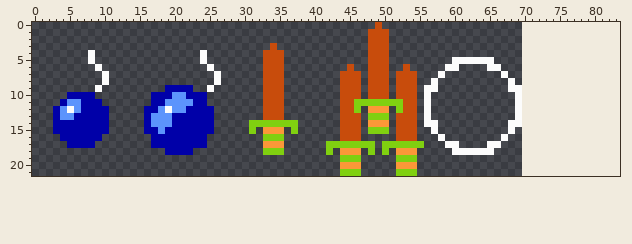
Sprite sheet, stored at core/assets/sprites/weapon_icons.gif. The picture above is the old version.
The file is 70x22 pixels. The old version is drawn lined up with the new one, on the new canvas.
After:
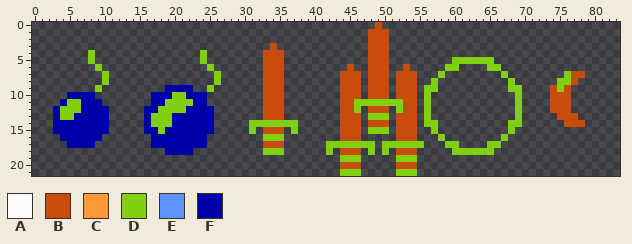
Palette (. is transparent): A #fcfcfc  B #c84c0c  C #fc9838  D #80d010  E #5c94fc  F #0000a8
Edits made:
{"change": "canvas 70x22 -> 84x22"}
{"y":4,"x":8,"old":"A","new":"D"}
{"y":4,"x":24,"old":"A","new":"D"}
{"y":5,"x":8,"old":"A","new":"D"}
{"y":5,"x":24,"old":"A","new":"D"}
{"y":5,"x":60,"old":"AAAAAA","new":"DDDDDD"}
{"y":6,"x":9,"old":"A","new":"D"}
{"y":6,"x":25,"old":"A","new":"D"}
{"y":6,"x":59,"old":"AA","new":"DD"}
{"y":6,"x":65,"old":"AA","new":"DD"}
{"y":7,"x":10,"old":"A","new":"D"}
{"y":7,"x":26,"old":"A","new":"D"}
{"y":7,"x":58,"old":"A","new":"D"}
{"y":7,"x":67,"old":"A","new":"D"}
{"y":7,"x":76,"old":"...","new":"DBB"}
{"y":8,"x":10,"old":"A","new":"D"}
{"y":8,"x":26,"old":"A","new":"D"}
{"y":8,"x":57,"old":"A","new":"D"}
{"y":8,"x":68,"old":"A","new":"D"}
{"y":8,"x":75,"old":"...","new":"DDB"}
{"y":9,"x":9,"old":"A","new":"D"}
{"y":9,"x":25,"old":"A","new":"D"}
{"y":9,"x":56,"old":"AA","new":"DD"}
{"y":9,"x":68,"old":"AA","new":"DD"}
{"y":9,"x":74,"old":"...","new":"BDB"}
{"y":10,"x":20,"old":"EE","new":"DD"}
{"y":10,"x":56,"old":"A","new":"D"}
{"y":10,"x":69,"old":"A","new":"D"}
{"y":10,"x":74,"old":"...","new":"BBB"}
{"y":11,"x":5,"old":"EE","new":"DD"}
{"y":11,"x":19,"old":"EEEE","new":"DDDD"}
{"y":11,"x":56,"old":"A","new":"D"}
{"y":11,"x":69,"old":"A","new":"D"}
{"y":11,"x":74,"old":"...","new":"BBB"}
{"y":12,"x":4,"old":"EAE","new":"DDD"}
{"y":12,"x":18,"old":"EAEE","new":"DDDD"}
{"y":12,"x":48,"old":"CCC","new":"BBB"}
{"y":12,"x":56,"old":"A","new":"D"}
{"y":12,"x":69,"old":"A","new":"D"}
{"y":12,"x":74,"old":"...","new":"BBB"}
{"y":13,"x":4,"old":"EE","new":"DD"}
{"y":13,"x":17,"old":"EEE","new":"DDD"}
{"y":13,"x":56,"old":"A","new":"D"}
{"y":13,"x":69,"old":"A","new":"D"}
{"y":13,"x":75,"old":"...","new":"BBB"}
{"y":14,"x":17,"old":"EEE","new":"DDD"}
{"y":14,"x":48,"old":"CCC","new":"BBB"}
{"y":14,"x":56,"old":"AA","new":"DD"}
{"y":14,"x":68,"old":"AA","new":"DD"}
{"y":14,"x":76,"old":"...","new":"BBB"}
{"y":15,"x":18,"old":"E","new":"D"}
{"y":15,"x":33,"old":"CCC","new":"BBB"}
{"y":15,"x":57,"old":"A","new":"D"}
{"y":15,"x":68,"old":"A","new":"D"}
{"y":16,"x":58,"old":"A","new":"D"}
{"y":16,"x":67,"old":"A","new":"D"}
{"y":17,"x":33,"old":"CCC","new":"BBB"}
{"y":17,"x":59,"old":"AA","new":"DD"}
{"y":17,"x":65,"old":"AA","new":"DD"}
{"y":18,"x":44,"old":"CCC","new":"BBB"}
{"y":18,"x":52,"old":"CCC","new":"BBB"}
{"y":18,"x":60,"old":"AAAAAA","new":"DDDDDD"}
{"y":20,"x":44,"old":"CCC","new":"BBB"}
{"y":20,"x":52,"old":"CCC","new":"BBB"}
